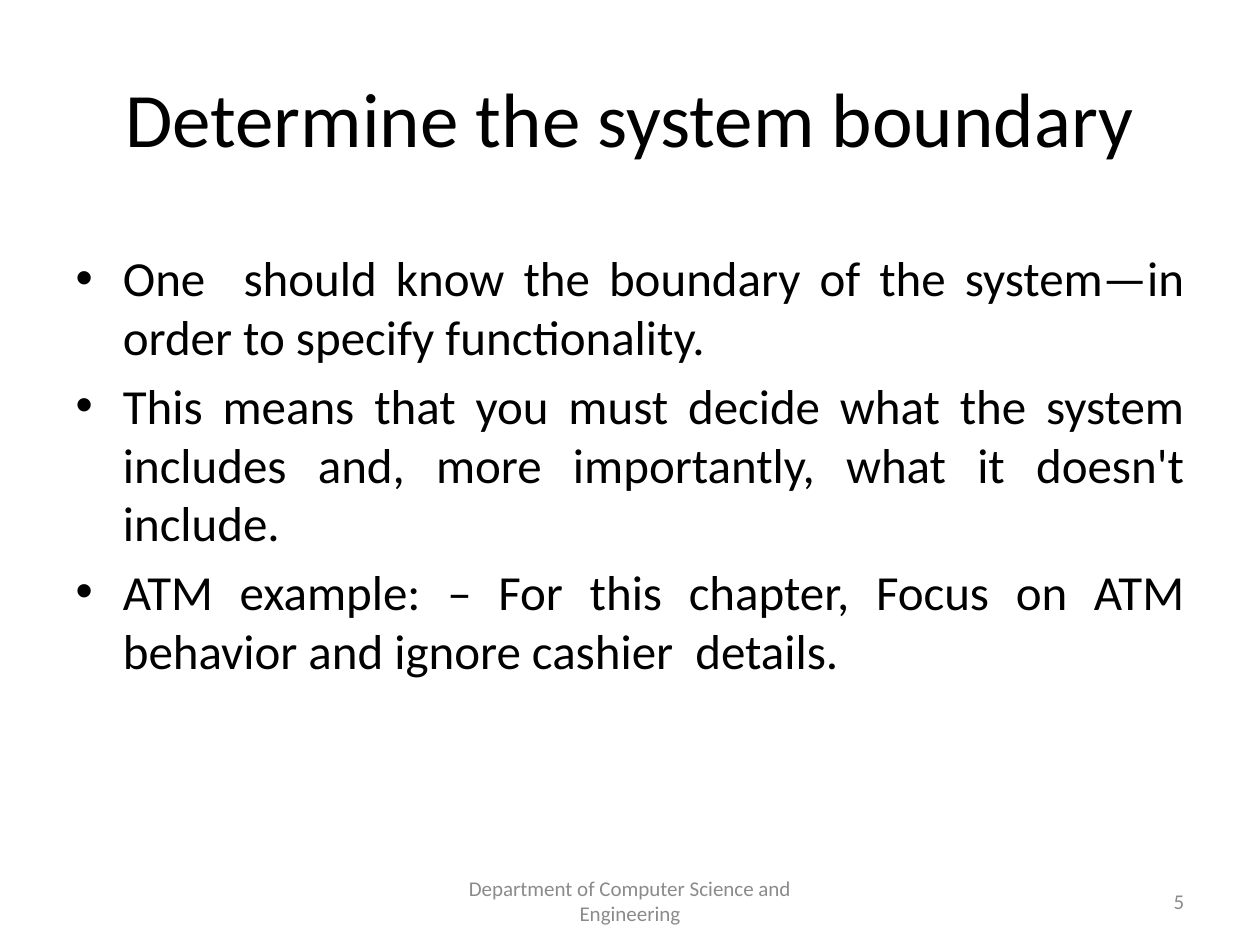
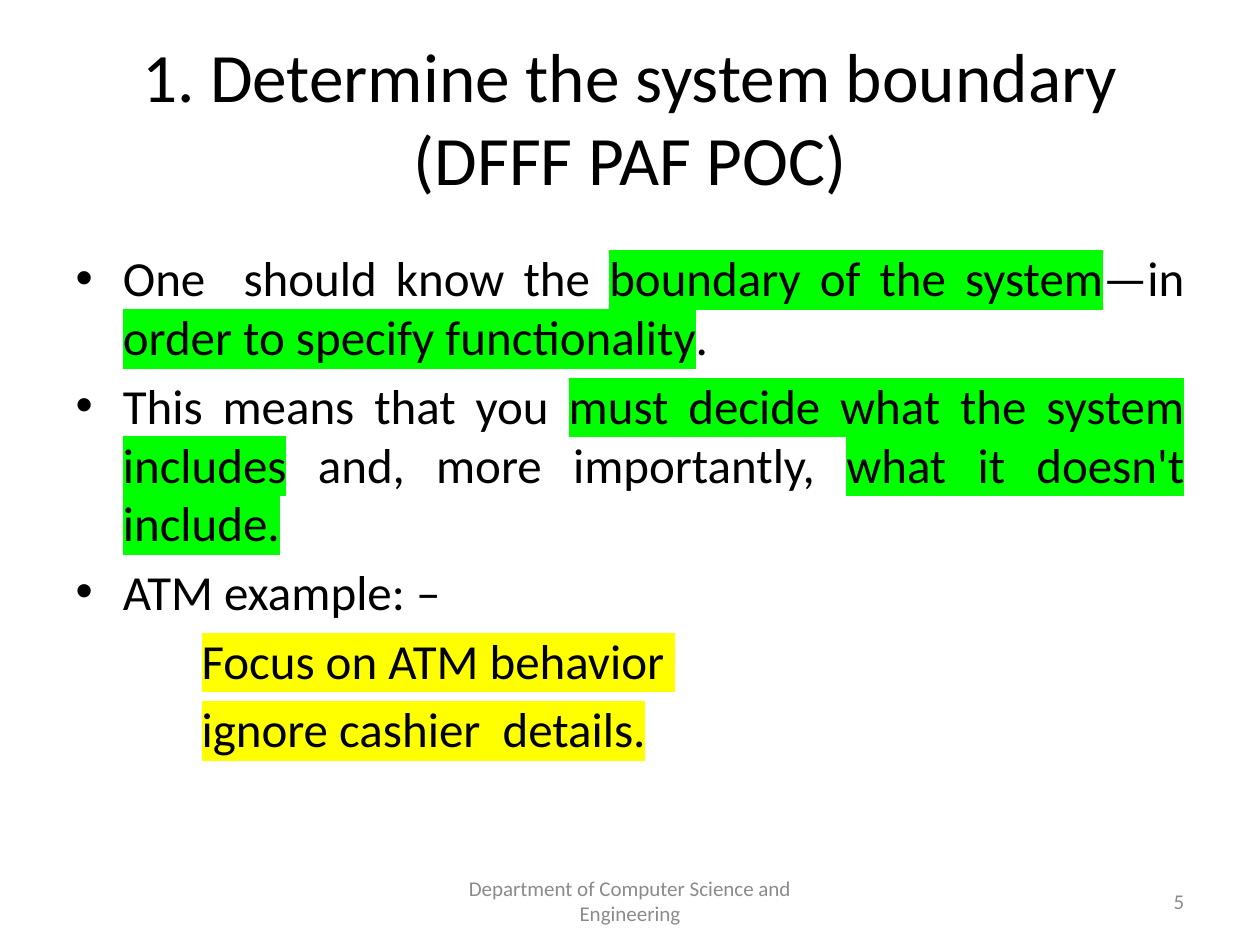
Before and after one commit to spiman9/BE-CSE, a slide deck: slide 5 of SEM-5/OOMD/Unit 5/Unit5_Application Analysis.pptx. Drawn at 1260x945 pixels with LibreOffice and Linux fonts; fonts in the diff are those of the drawing. Boxes give left, top, right and bottom in pixels: in the first picture for what was removed or moved away, otherwise in the second. Text is boxed around its words. In the diff, an @@ line names an element or a change of style, - is before the commit and + after.

```diff
--- a/SEM-5/OOMD/Unit 5/Unit5_Application Analysis.pptx
+++ b/SEM-5/OOMD/Unit 5/Unit5_Application Analysis.pptx
@@ title at <box>142,54,1117,195</box>: text changed; size 44 to 39.6 pt @@
-Determine the system boundary
+1. Determine the system boundary (DFFF PAF POC)
@@ text at <box>123,256,1184,542</box>: highlight none to #00FF00 in "boundary of the system—in order to specify ...", "must decide what the system includes what ..." @@
@@ text at <box>123,576,665,759</box>: text changed @@
-• ATM example: – For this chapter, Focus on ATM behavior and ignore cashier details.
+• ATM example: –
+Focus on ATM behavior
+ignore cashier details.
```
Also in this commit, not shown: 25 other slides changed, 2 other files.
